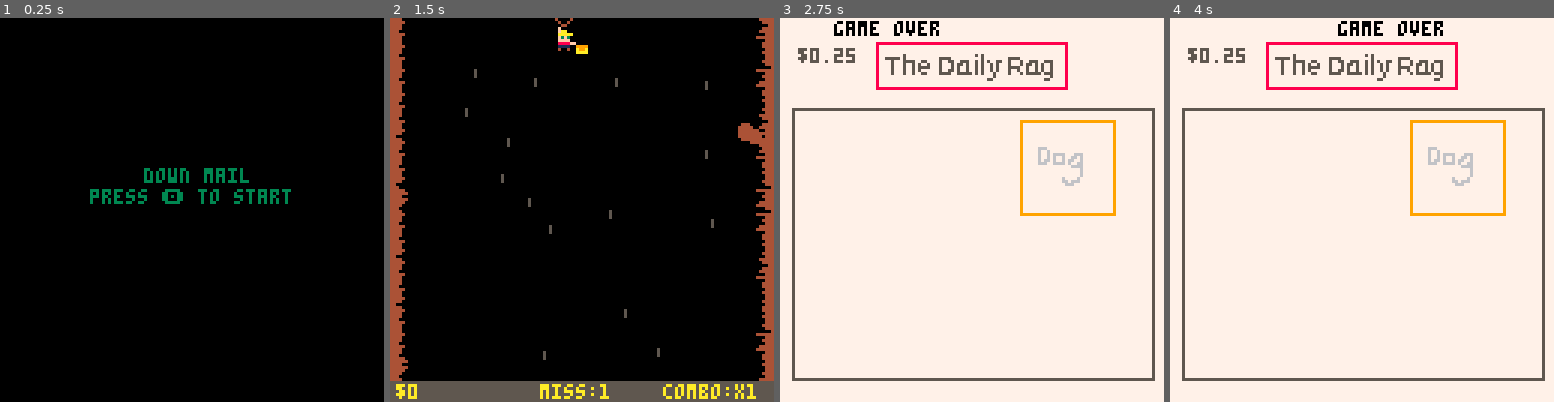
Above: before the commit, frames 1-4 (left to right).
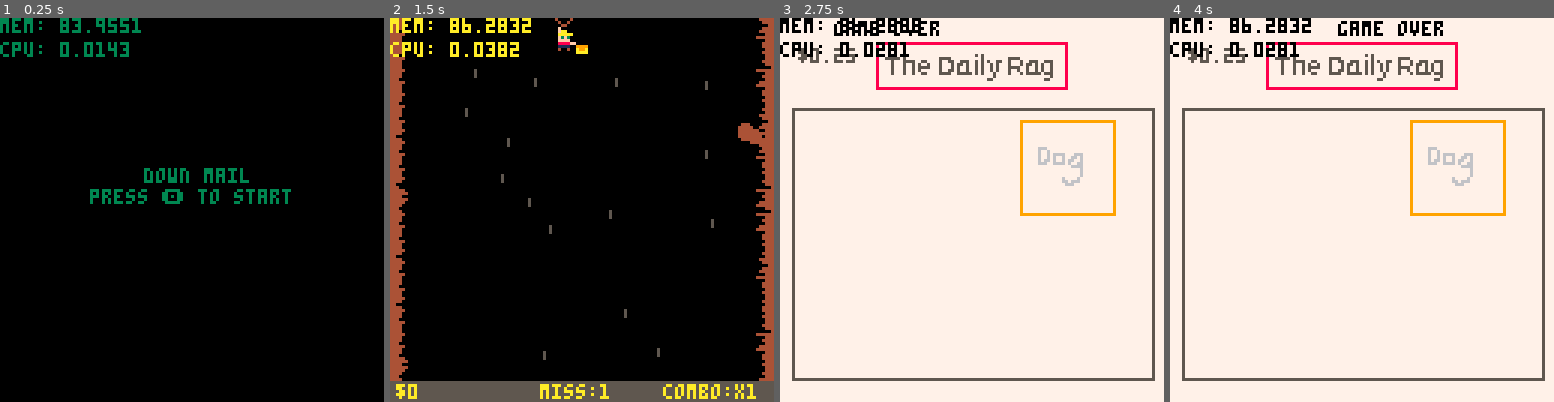
Above: after the commit, the same moments.

Repository: sugarvoid/down-mail
Game: PICO-8 cartridge down_mail.p8
The game is run twice, just before and just after one commit, with the same random seed, the same clock (stepped at 60 frames per second) and the same inputs.
Inputs:
- Up to frame 1 (0.25 s): no input
- Up to frame 2 (1.5 s): tap O (Z key) at 0.33, 0.7, 1.43 s; tap X (X key) at 1.07 s
- Up to frame 3 (2.75 s): hold Left 1.97-2.37 s; tap X (X key) at 2.07, 2.4, 2.73 s; tap O (Z key) at 2.22 s; hold Down from 2.42 s (still down)
- Up to frame 4 (4 s): release Down at 2.82 s; hold Right 2.87-3.53 s; tap X (X key) at 3.07, 3.4, 3.73 s; tap O (Z key) at 3.1, 3.98 s; hold Up from 3.58 s (still down)

The runs differ from the first frame. In frame 1, 1.1% of the frame differs, in the area x 0-37%, y 0-11%; in frame 2, 1.2%; in frame 3, 1.0%; in frame 4, 1.2%.

Commit message:
Update readme.

Diff:
--- a/src/main.lua
+++ b/src/main.lua
@@ -72,6 +72,8 @@
     elseif g_state==2 then
         draw_gameover()
     end
+    print("mem: "..stat(0), 0, 0)
+    print("cpu: "..stat(1), 0, 8)
 end
 
 function update_play()
Not shown, changed: readme.md
